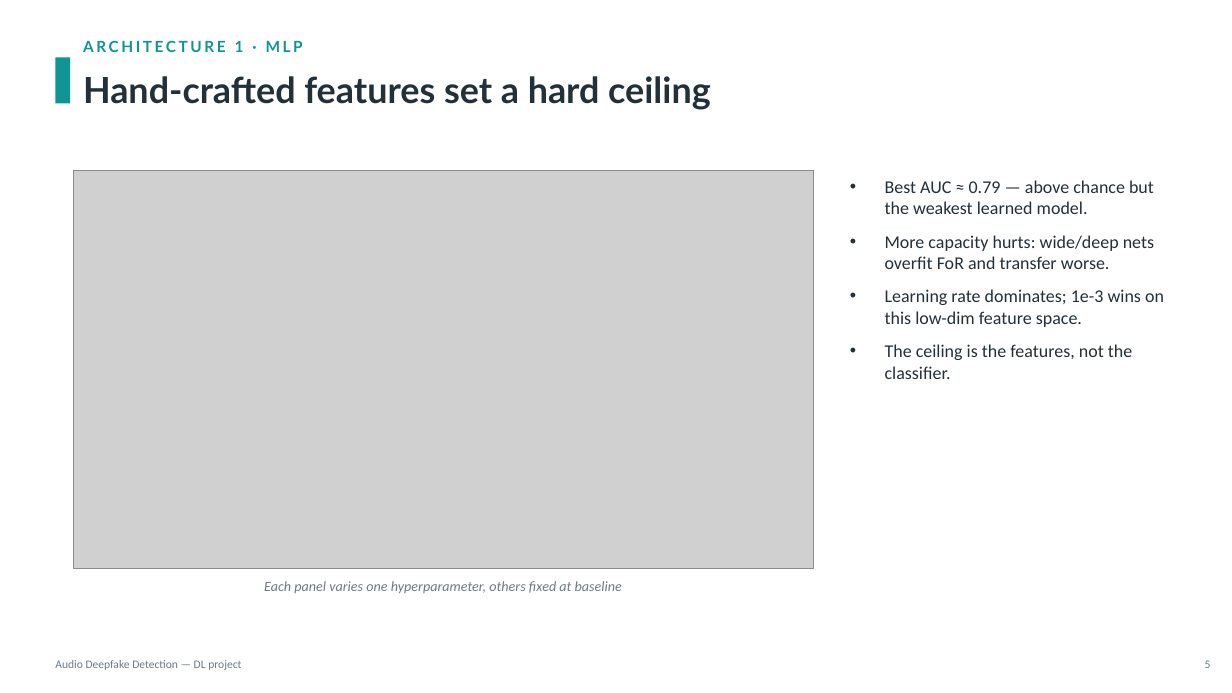
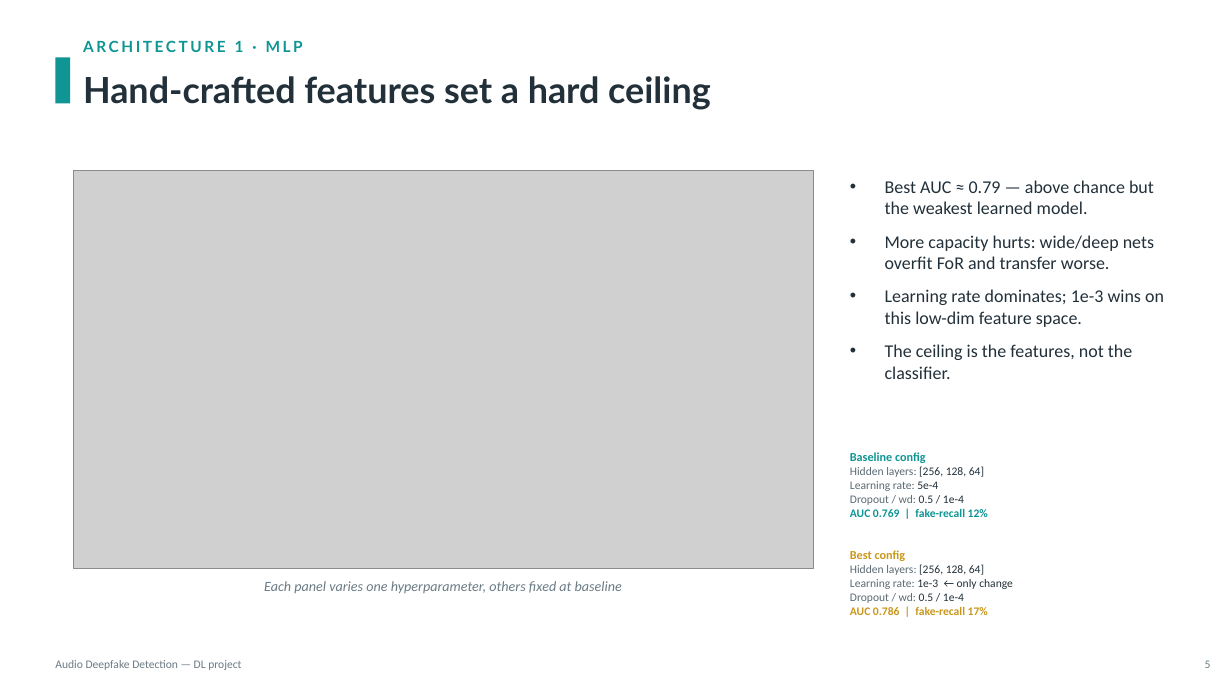
Before and after one commit to KonstaninosKaimakis/audio-deepfake-detection-DL, a slide deck: slide 5 of presentation.pptx. Drawn at 1232x693 pixels with LibreOffice and Linux fonts; fonts in the diff are those of the drawing; grey boxes stand for pictures. Boxes give left, top, right and bottom in pixels: in the first picture for what was removed or moved away, otherwise in the second. Text is boxed around its words. In the diff, an @@ line names an element or a change of style, - is before the commit and + after.

```diff
--- a/presentation.pptx
+++ b/presentation.pptx
@@ text at (x1=850, y1=452, x2=1013, y2=603): paragraphs added @@
+Baseline config
+Hidden layers: [256, 128, 64]
+Learning rate: 5e-4
+Dropout / wd: 0.5 / 1e-4
+AUC 0.769 | fake-recall 12%
+Best config
+Hidden layers: [256, 128, 64]
+Learning rate: 1e-3 ← only change
+Dropout / wd: 0.5 / 1e-4
+AUC 0.786 | fake-recall 17%
```
Also in this commit, not shown: 7 other slides changed, 1 slide added, 1 other file.
